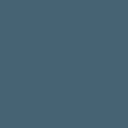
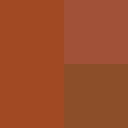
The second 128px x 128px image is a revision of the first. Changes to its layers:
added layer "Calque 3" (overlay) above "Calque 1 copie 2" over [0, 0, 128, 128]
added layer "Calque 1 copie 2" above "Calque 1 copie" over [64, 0, 128, 64]
added layer "Calque 1 copie" (31%) above "Teinte/Saturation 1" over [64, 64, 128, 128]
